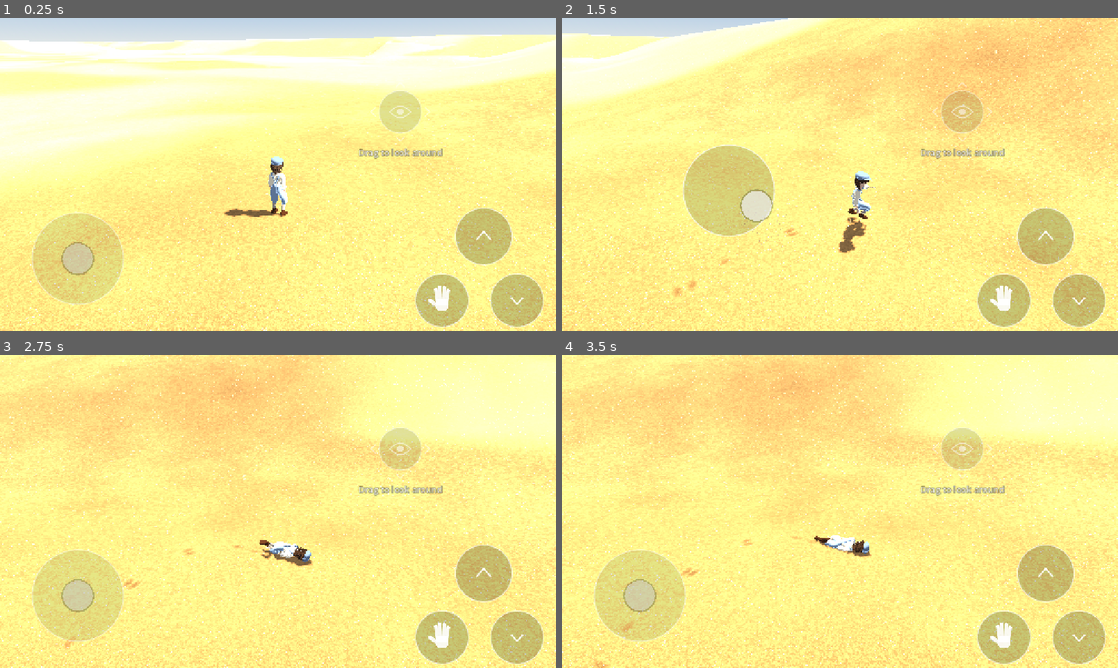
Above: before the commit, frames 1-4 (two rows, left to right).
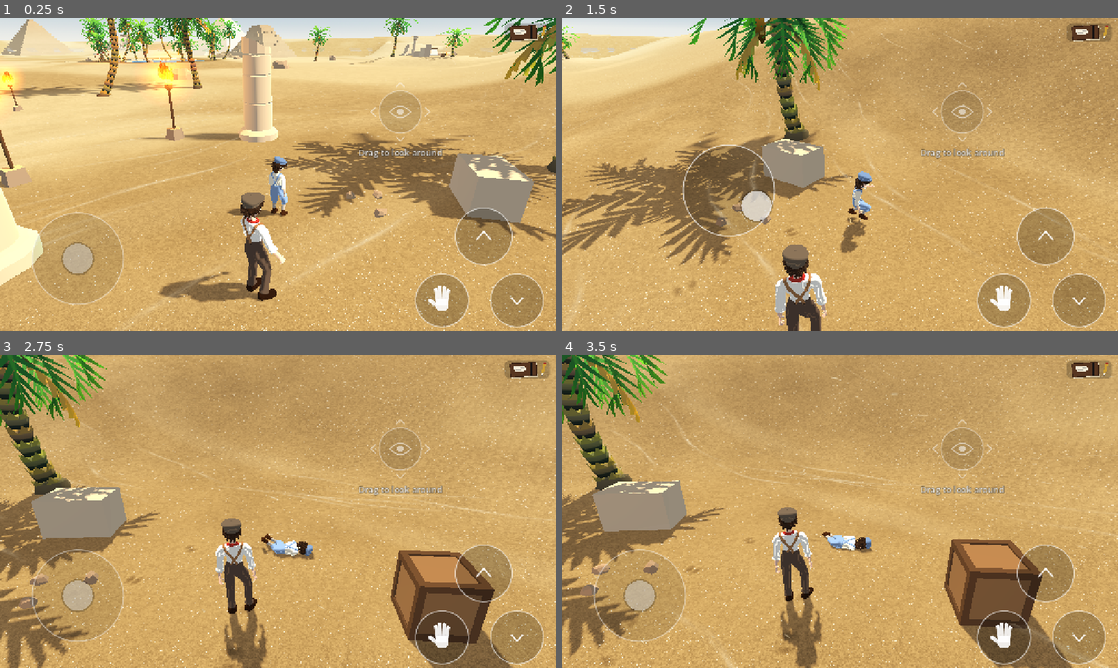
Above: after the commit, the same moments.

Repository: Sclondon/Outside
Game: Godot game, scene res://desert.tscn
Same seed, same stepped clock (60 frames per second), same inputs: the game is played once before the commit and once after it.
Inputs (mouse positions are in pixels of both pictures, inside the frame that each line leads up to):
- Up to frame 1 (0.25 s): no input
- Up to frame 2 (1.5 s): tap Enter (ui_accept) at 0.5 s; move the mouse to (962, 158) at 0.52 s; hold D (move_right) 0.53-1.25 s; hold E (act) 0.53-1.25 s; click (962, 158) at 0.67 s; tap Space (jump) at 0.77, 1.07 s; drag from (728, 190) to (812, 237) at 1.27 s
- Up to frame 3 (2.75 s): move the mouse to (333, 442) at 2.02 s; hold D (move_right) from 2.03 s (still down); hold R (ragdoll) from 2.03 s (still down)
- Up to frame 4 (3.5 s): release D (move_right) at 2.75 s; release R (ragdoll) at 2.75 s; drag from (812, 574) to (673, 464) at 2.77 s

The runs differ from the first frame. In frame 1, 95% of the frame differs, in the area x 0-100%, y 0-100%; in frame 2, 98%; in frame 3, 99%; in frame 4, 99%.
Error before the commit: Parse Error: Expected indented block after "if" block. (res://scripts/desert.gd:554)

Commit message:
Abu Simbel sits beside the other things that work things; no smaller than three quarters
Co-Authored-By: Claude Opus 5.5 <noreply@anthropic.com>
Claude-Session: https://claude.ai/code/session_01Wpcj1fnjKX742t8S5R6KU5

Diff:
--- a/scripts/desert.gd
+++ b/scripts/desert.gd
@@ -551,9 +551,7 @@
 		(made as Apophis).caught.connect(_on_caught.bind(made))
 	# The puzzle parts that are on or off say so themselves, as a plate does: a lever, a lock, a sun disc, an offering
 	# table, a brazier to light. (And a timed plate that only he presses is told so here, once it is in the level.)
-	if made is Lever or made is KeyLock or made is SunDisc or made is OfferingTable or made is ColdBrazier or made is Sphinx:
-
-	if made is Lever or made is KeyLock or made is SunDisc or made is OfferingTable or made is ColdBrazier or made is AbuSimbel:
+	if made is Lever or made is KeyLock or made is SunDisc or made is OfferingTable or made is ColdBrazier or made is Sphinx or made is AbuSimbel:
 		_on[id] = bool(made.get(&"on"))
 		made.connect(&"changed", func(on: bool) -> void: _on[id] = on)
 	elif made is GateGuardian:
--- a/scripts/level_editor.gd
+++ b/scripts/level_editor.gd
@@ -52,9 +52,7 @@
 ## What can work something else.
 const TRIGGERS := ["plate", "thing"]
 ## And the other puzzle parts that can: a lever, a lock, a sun disc, an offering table, a brazier to light.
-const PUZZLE_TRIGGERS := ["lever", "lock", "sundisc", "offering", "brazier", "guardian", "sphinx"]
-
-const PUZZLE_TRIGGERS := ["lever", "lock", "sundisc", "offering", "brazier", "abusimbel"]
+const PUZZLE_TRIGGERS := ["lever", "lock", "sundisc", "offering", "brazier", "guardian", "sphinx", "abusimbel"]
 
 ## Whether it is laid out for a phone (see `wants_phone`). Set before it goes into the tree, to have the other.
 var phone := wants_phone()
--- a/scripts/level_layout.gd
+++ b/scripts/level_layout.gd
@@ -56,7 +56,6 @@
 		["Inscription", "inscription", ""],
 		# A sphinx made from numbers, that asks a riddle and is on when it is given the answer (`scripts/sphinx.gd`). (The "Great sphinx" is a fixed model.)
 		["Sphinx", "sphinx", ""],
-
 		# The temples of Abu Simbel, at their true size (`scripts/abu_simbel.gd`).
 		["Abu Simbel", "abusimbel", ""],
 	],
@@ -164,7 +163,7 @@
 		["colossi", "Seated kings", "n", 0.0, 2.0, 1.0, 0.0], ["falcons", "Falcons", "n", 0.0, 2.0, 1.0, 0.0], ["rise", "Stands on a rise of", "n", 0.0, 4.0, 0.2, 0.0]],
 
 	# The temples of Abu Simbel (`scripts/abu_simbel.gd`). It is on while the sun down its axis reaches the sanctuary: so it works what a plate works.
-	"abusimbel": [["scale", "Size (1 is the true size)", "n", 0.5, 1.0, 0.05, 1.0], ["which", "Which", "c", ["Both temples", "The Great Temple", "The Small Temple"], 0],
+	"abusimbel": [["scale", "Size (1 is the true size)", "n", 0.75, 1.0, 0.05, 1.0], ["which", "Which", "c", ["Both temples", "The Great Temple", "The Small Temple"], 0],
 		["drift", "Sand drift", "n", 0.0, 1.0, 0.05, 0.35], ["wear", "Weathered", "n", 0.0, 1.0, 0.05, 0.4], ["painted", "Painted inside", "b", true],
 		["sun", "The sun on its axis", "b", false]],
 	"pad": [["y", "Height", "n", -12.0, 40.0, 0.1, 0.0], ["half_x", "Half width", "n", 1.0, 80.0, 0.5, 8.0], ["half_z", "Half length", "n", 1.0, 80.0, 0.5, 8.0],
Not shown, changed: README.md
